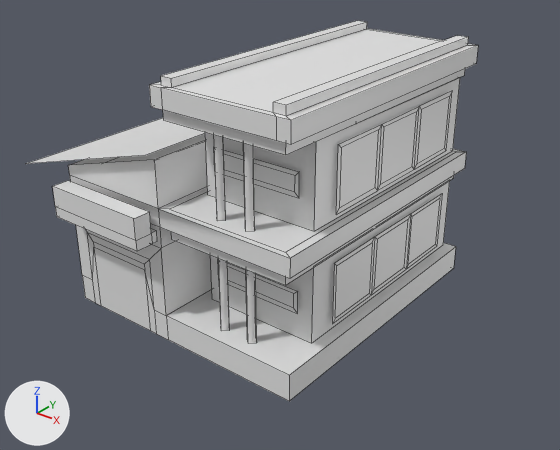
A saved change to the FBX model URP Quang Binh v2/Assets/Assets/Meshes/New_Buildings/SM_Building_medium_06.fbx.
One viewpoint serves both versions: a 50 mm lens placed at (11.76, -25.96, 15.31), pointed at (-4.14, -6.08, 2.98). Arrows for +X, +Y and +Z are at lower left; the lights stay in place. The older version comes first. Mesh edges are drawn as thin lines. Objects named as collision shapes, trigger or cutter boxes, shadow casters or lower levels of detail are left out. Where no turn or scale is listed for an object, it has been applied to the vertices.

Objects in the first picture: 'SM_Building_medium_06_LOD0'.
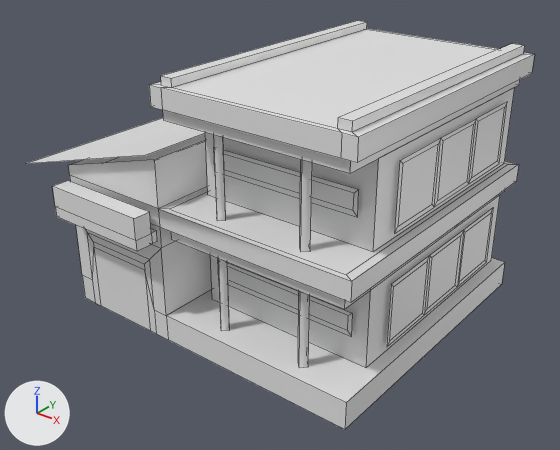
The newer file is also rescaled (x0.695), turned or shifted as a whole; pictures and numbers use the older file's frame.

Where the change shows, as pixel boxes (x1, y1, x2, y2) in the pictures (560 x 450 px; the box of a moved part takes in the faces that stretch with it):
```json
{"object": "SM_Building_medium_06_LOD0", "change": "reshaped", "before": [26, 21, 478, 401], "after": [26, 21, 535, 429], "on screen": "13% wider, 7% taller"}
{"part": 1, "of": "me_cube_025", "change": "moved or reshaped", "before": [246, 270, 257, 343], "after": [298, 291, 310, 367]}
{"part": 2, "of": "me_cube_025", "change": "moved or reshaped", "before": [243, 143, 255, 231], "after": [300, 159, 312, 251]}
{"part": 3, "of": "me_cube_025", "change": "moved or reshaped", "before": [336, 91, 452, 214], "after": [395, 102, 507, 233]}
{"part": 4, "of": "me_cube_025", "change": "moved or reshaped", "before": [332, 194, 442, 324], "after": [387, 208, 493, 346]}
{"part": 5, "of": "me_cube_025", "change": "moved or reshaped", "before": [158, 88, 316, 401], "after": [158, 88, 379, 429]}
{"part": 6, "of": "me_cube_025", "change": "moved or reshaped", "before": [167, 28, 478, 401], "after": [167, 28, 535, 429]}
```

The change, as JSON lines over the scene's bpy script:
```json
{"block": "me_cube_025", "where": "# used by ob_sm_building_medium_06_lod0; location = (0.0, 0.0, 0.0)"}
{"op": "remove", "block": "me_cube_025", "code": "me_cube_025.from_pydata(...)  # 232 vertices, 166 faces; spans x -11.98..0.0, y -11.69..0.3, z 0.0..9.3"}
{"op": "add", "block": "me_cube_025", "code": "me_cube_025.from_pydata(...)  # 232 vertices, 166 faces; spans x -11.98..2.07, y -11.69..0.3, z 0.0..9.3"}
{"block": "me_cube_025", "change": "me_cube_025 part 1: the loose piece of 8 vertices spanning x -2.27..-1.88, y -10.31..-9.92, z 0.98..4.13 is moved by (2.07, 0.0, 0.0)"}
{"block": "me_cube_025", "change": "me_cube_025 part 2: the loose piece of 8 vertices spanning x -2.27..-1.88, y -10.31..-9.92, z 5.0..8.14 is moved by (2.07, 0.0, 0.0)"}
{"block": "me_cube_025", "change": "me_cube_025 part 3: the loose piece of 20 vertices spanning x -0.31, y -8.15..-1.07, z 5.28..7.54 is moved by (2.07, 0.0, 0.0)"}
{"block": "me_cube_025", "change": "me_cube_025 part 4: the loose piece of 20 vertices spanning x -0.31, y -8.15..-1.07, z 1.32..3.59 is moved by (2.07, 0.0, 0.0)"}
{"block": "me_cube_025", "change": "me_cube_025 part 5: all 29 vertices in x -1.11..0.0, y -10.81..-9.03, z 0.0..9.3 are moved by (2.07, 0.0, 0.0)"}
{"block": "me_cube_025", "change": "me_cube_025 part 6: all 21 vertices in x -0.75..0.0, y -0.2..0.0, z 0.0..9.3 are moved by (2.07, 0.0, 0.0)"}
```
